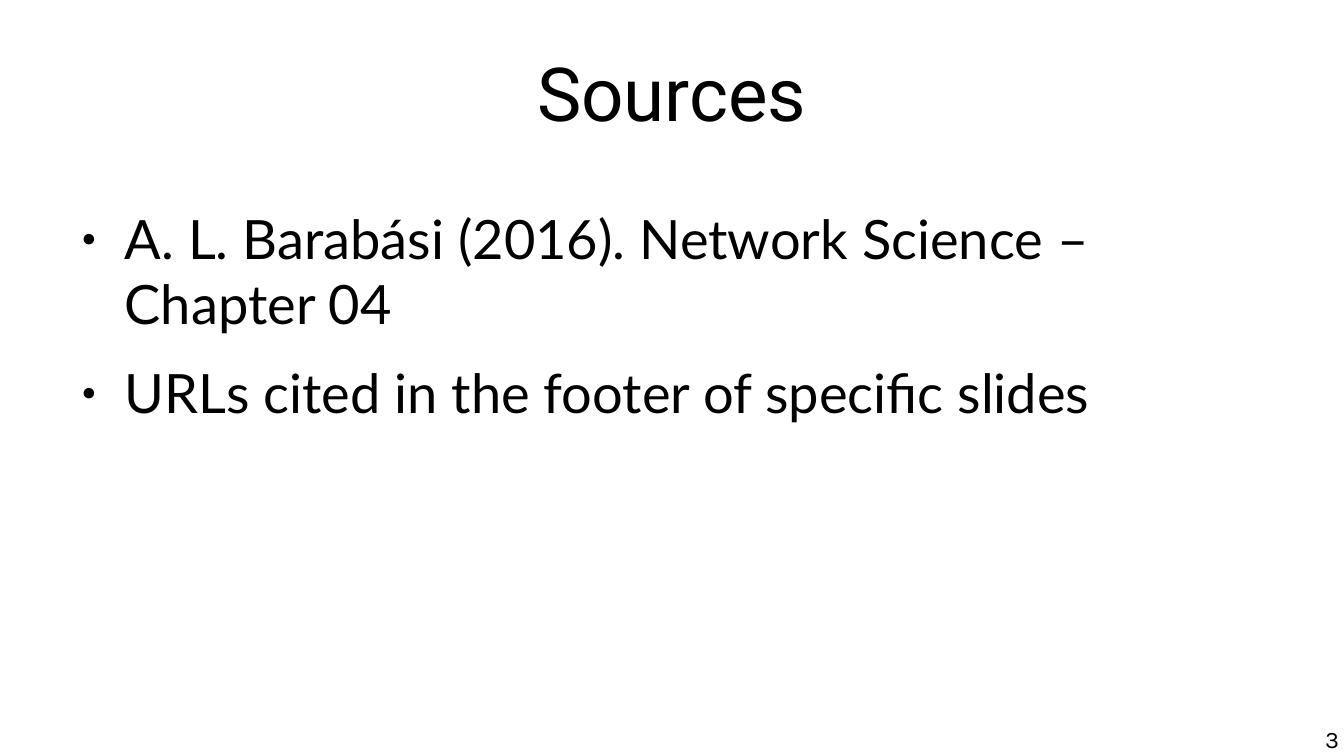
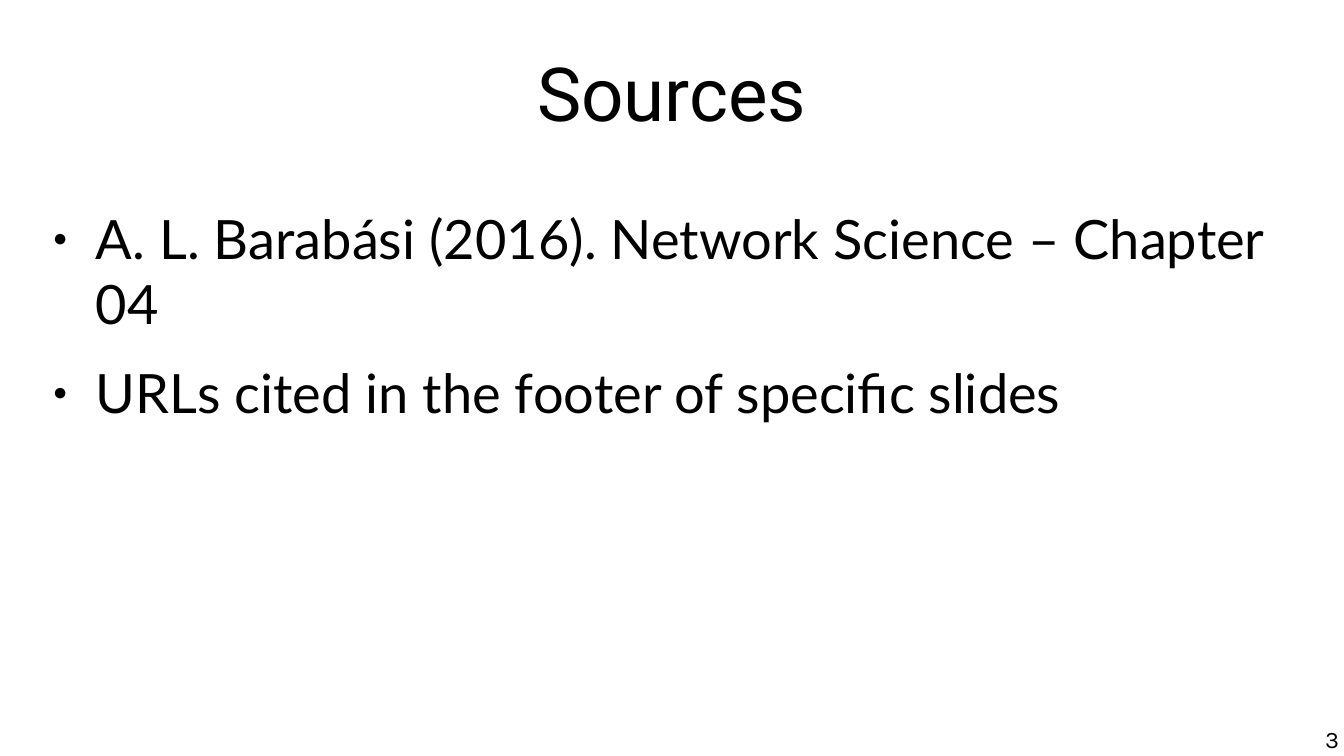
Before and after one commit to chatox/networks-science-course, a slide deck: slide 3 of theory/odp/tt15-distances_scale_free_nets.odp. Drawn at 1344x756 pixels with LibreOffice and Linux fonts; fonts in the diff are those of the drawing. Boxes give left, top, right and bottom in pixels: in the first picture for what was removed or moved away, otherwise in the second. Text is boxed around its words. In the diff, an @@ line names an element or a change of style, - is before the commit and + after.

```diff
--- a/theory/odp/tt15-distances_scale_free_nets.odp
+++ b/theory/odp/tt15-distances_scale_free_nets.odp
@@ text "A. L. Barabási (2016). Network ..." rewrapped from <box>125,217,1090,423</box> to <box>96,217,1265,423</box> @@
```
Also in this commit, not shown: 2 other slides changed, 7 other files.
